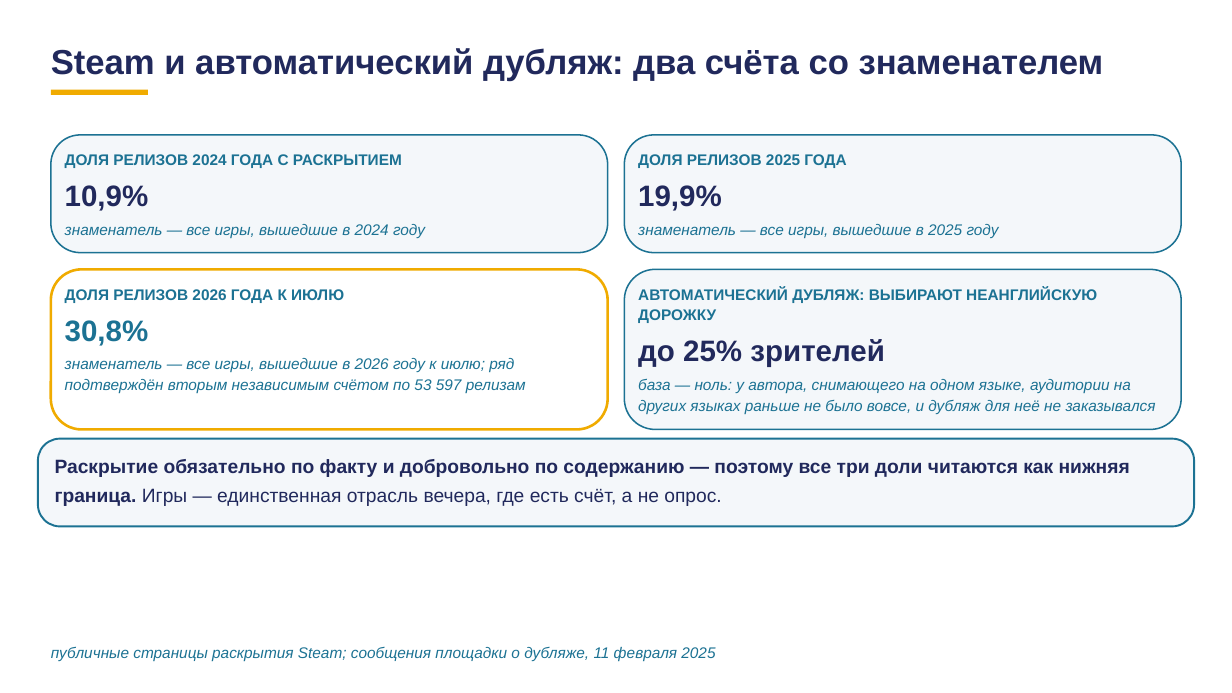
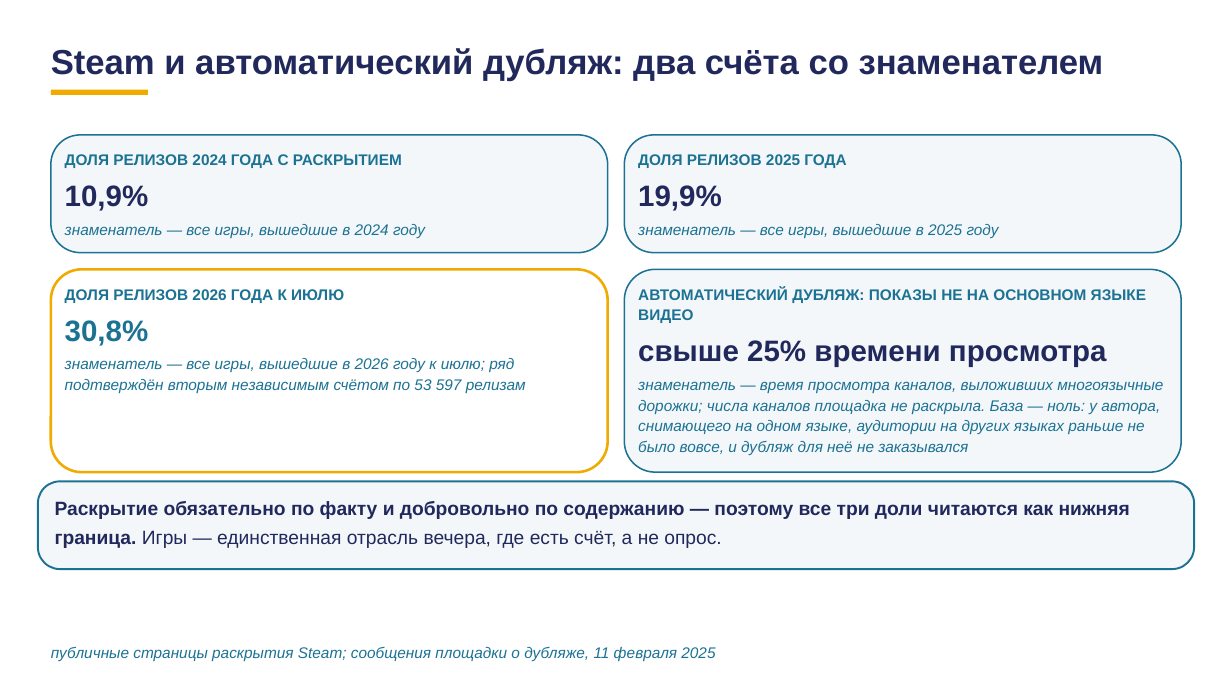
Before and after one commit to tellina-study/AI-usage-lessons, a slide deck: slide 104 of library/lectures/lec-08/rework-v5/rendered/lec-08-v5.pptx. Drawn at 1232x693 pixels with LibreOffice and Linux fonts; fonts in the diff are those of the drawing. Boxes give left, top, right and bottom in pixels: in the first picture for what was removed or moved away, otherwise in the second. Text is boxed around its words. In the diff, an @@ line names an element or a change of style, - is before the commit and + after.

Commit message:
Лекция 8: восемнадцать содержательных находок закрыты (#301)
БЛОКИРУЮЩИЕ
s88 и s95 объявляли разные разбиения одной тринадцатки. Расхождения не
было: 6/4/3 — деление по графам формы разбора, 7/3/3 — по вопросу «от чего
посчитан выигрыш», и граничный разбор (дубляж) переезжает из второй доли
в первую. Оба кадра приведены к 7/3/3, а граничный случай теперь НАЗВАН
ВСЛУХ на кадре — честный счёт показан, а не спрятан в реестр.

s89: « 000 до вычета,  100 после» — вычет не может увеличивать. Это
два деления на разные знаменатели: 500 000 произведений при объявлении
мирового против окончательных 482 460. После вычета гонораров (6,8 %
фонда) на произведение приходится меньше  000.

s63a/s66 — одна модель с двумя датами, выправлено по пресс-релизу.
s38/s49 — 0,072 доллара записывалось как «семь центов».
s39 — «нет классического режима» против «нет второго режима».

БАЗЫ ПОД ИЗМЕРИМЫМИ УТВЕРЖДЕНИЯМИ
«25 % зрителей» неверно дважды: источник говорит про время просмотра и
про «не основной язык ролика». «Меньше 44 %» — прямое чтение PDF METR.
«Среднее 87,8» — по двенадцати генераторам. «По нескольким моделям не
раскрыто» — три из пяти. «Крупнейшая площадка» — замера нет, снято.

Каскад проведён по главе, реестру и исследованиям: 35 файлов.
Пересборка: 125 кадров, [высота] — 0.

```diff
--- a/library/lectures/lec-08/rework-v5/rendered/lec-08-v5.pptx
+++ b/library/lectures/lec-08/rework-v5/rendered/lec-08-v5.pptx
@@ rounded rectangle: place and size @@
-rounded rectangle at box(51, 269, 608, 429)
+rounded rectangle at box(51, 269, 608, 471)
@@ rounded rectangle at box(51, 269, 608, 471): proportions changed @@
@@ rounded rectangle at box(625, 269, 1182, 471): proportions changed @@
@@ rounded rectangle: place and size @@
-rounded rectangle at box(625, 269, 1182, 429)
+rounded rectangle at box(625, 269, 1182, 471)
@@ text at box(638, 287, 1146, 323): text changed @@
-АВТОМАТИЧЕСКИЙ ДУБЛЯЖ: ВЫБИРАЮТ НЕАНГЛИЙСКУЮ ДОРОЖКУ
+АВТОМАТИЧЕСКИЙ ДУБЛЯЖ: ПОКАЗЫ НЕ НА ОСНОВНОМ ЯЗЫКЕ ВИДЕО
@@ text at box(638, 340, 1107, 367): text changed @@
-до 25% зрителей
+свыше 25% времени просмотра
@@ text at box(638, 381, 1163, 455): text changed @@
-база — ноль: у автора, снимающего на одном языке, аудитории на других языках раньше не было вовсе, и дубляж для неё не заказывался
+знаменатель — время просмотра каналов, выложивших многоязычные дорожки; числа каналов площадка не раскрыла. База — ноль: у автора, снимающего на одном языке, аудитории на других языках раньше не было вовсе, и дубляж для неё не заказывался
@@ rounded rectangle: place and size @@
-rounded rectangle at box(38, 439, 1194, 527)
+rounded rectangle at box(38, 482, 1194, 569)
@@ text "Раскрытие обязательно по факту и ...": place and size @@
-text "Раскрытие обязательно по факту и ..." at box(55, 459, 1130, 506)
+text "Раскрытие обязательно по факту и ..." at box(55, 501, 1130, 548)
```
Also in this commit, not shown: 8 other slides changed, 35 other files.
